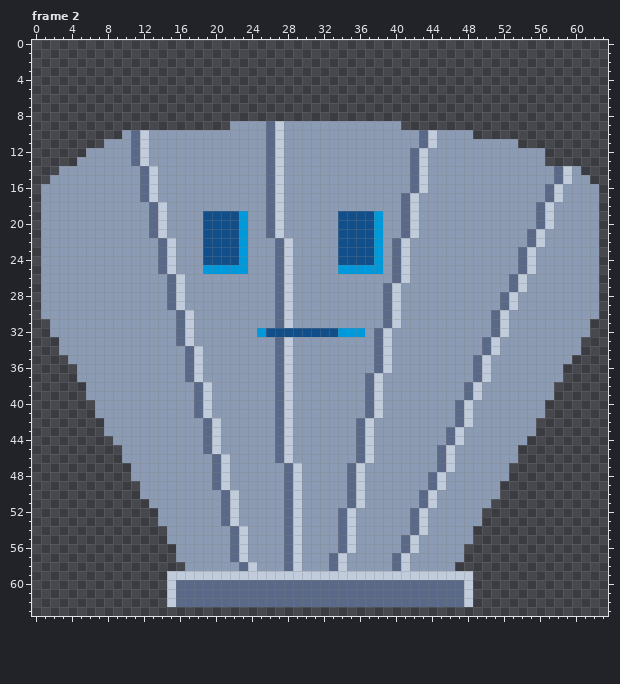
Pixel-art file, stored at Assets/Sprites/Streamers/Streamer3.aseprite. This is how it looked before the edit.
64x64 pixels, 4 frames. Shown: frame 2. The commit also changed other frames, which this record leaves out.
After:
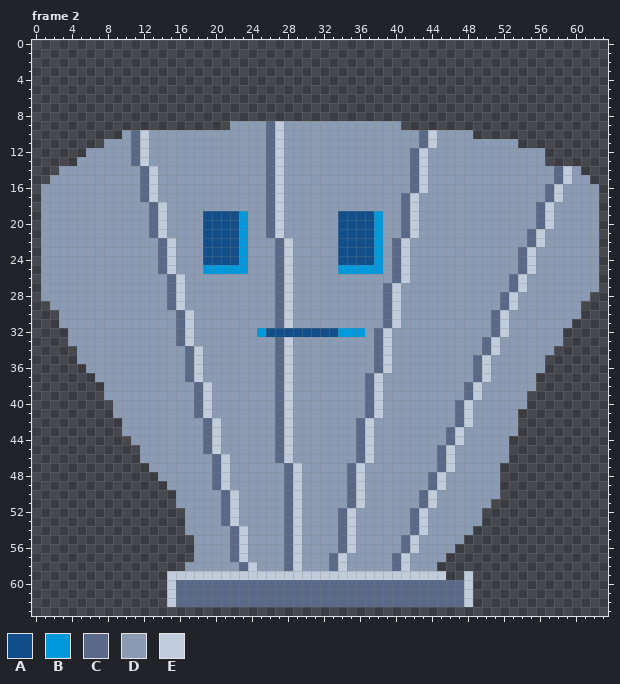
Palette (. is transparent): A #124e89  B #0099db  C #5a6988  D #8b9bb4  E #c0cbdc
Author's note on the commit: trying somethin
Changes in this commit:
Frame 2, layer "faceBack":
Colour D is removed in row 28 at x 62; in row 29 at x 1 and 61 to 62; in row 30 at x 1 to 2 and 61 to 62; in row 31 at x 2 and 60 to 61; in row 32 at x 2 to 3 and 59 to 61; in row 33 at x 3 and 59 to 60.
Colour D is removed in row 34 at x 3 to 4 and 58 to 60; in row 35 at x 4 and 57 to 59; in row 36 at x 5 and 57 to 58; in row 37 at x 5 to 6 and 56 to 58; in row 38 at x 6 to 7 and 56 to 57; in row 39 at x 6 to 7 and 55 to 57.
Colour D is removed in row 40 at x 7 to 8 and 55 to 56; in row 41 at x 7 to 8 and 54 to 56; in rows 42 to 43 at x 8 to 9 and 54 to 55; in row 44 at x 9 to 10 and 53 to 54; in rows 45 to 46 at x 10 to 11 and 53; in row 47 at x 11 to 12 and 52.
Colour D is removed in row 48 at x 11 to 13 and 52; in row 49 at x 12 to 14; in row 50 at x 12 to 15; in row 51 at x 13 to 15; in rows 52 to 53 at x 14 to 16; in row 54 at x 15 to 16.
Colour D is removed in row 55 at x 15 to 17 and 48; in row 56 at x 16 to 17 and 47; in row 57 at x 16 to 17 and 46 to 47; in row 58 at x 45 to 46.
Colour E is removed in row 59 at x 46 to 47.
Changed places in both pictures, as pixel boxes (x1, y1, x2, y2):
erased: (500, 292, 599, 481)
erased: (41, 301, 194, 562)
erased: (437, 535, 473, 580)
